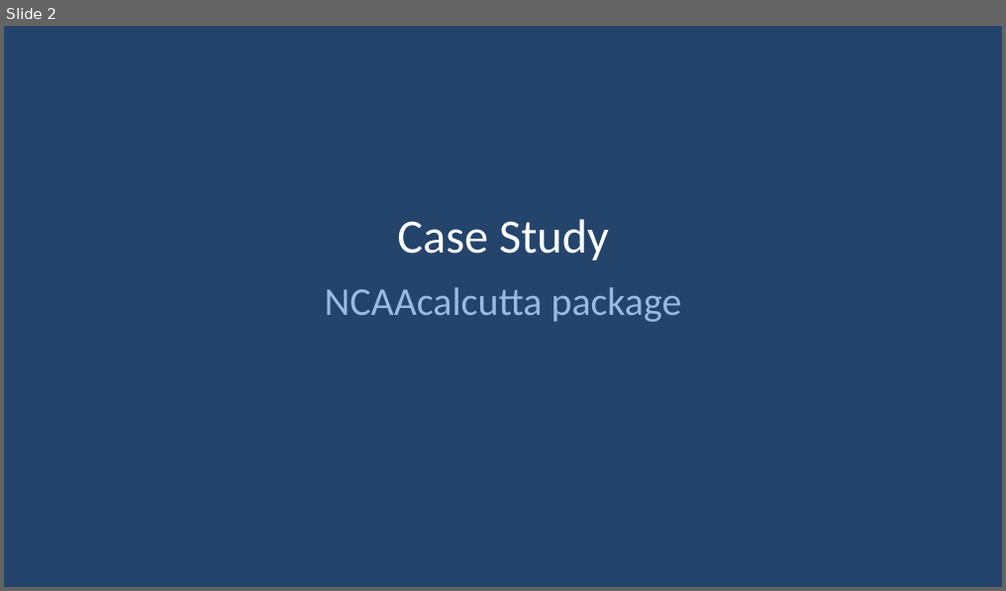
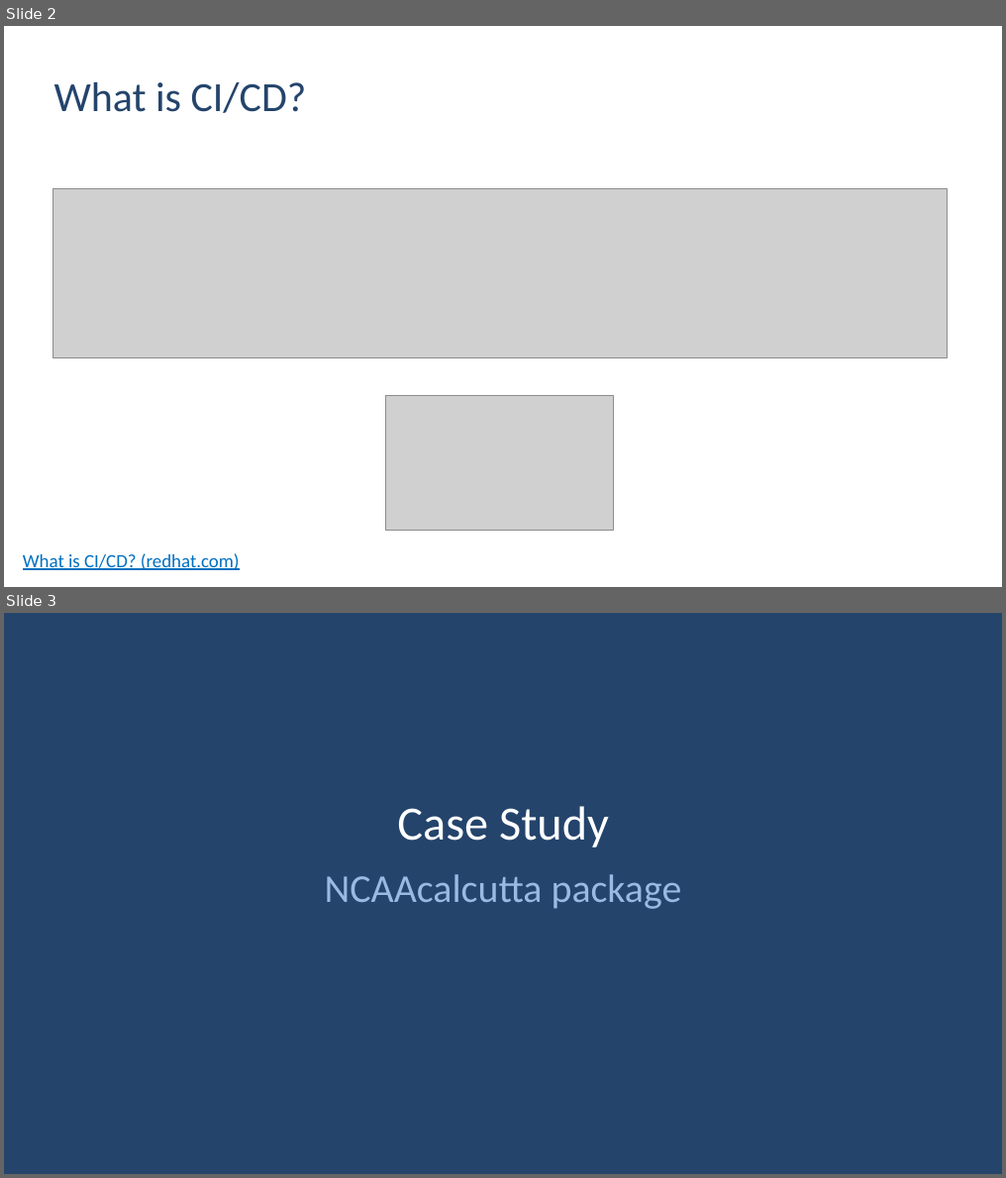
Before and after one commit to slc-rug/2022-11-02-bitbucket-and-r, a slide deck: Bitbucket with R.pptx. Shown one above the other, each under a label of ours: slide 2 before the commit, slides 2 and 3 after it. The pictures are 1006x591 and 1006x1178 pixels, drawn with LibreOffice and Linux fonts; fonts in the diff are those of the drawing; grey boxes stand for pictures; background and template pictures are left out. Boxes give left, top, right and bottom in pixels: in the first picture for what was removed or moved away, otherwise in the second. Text is boxed around its words. In the diff, an @@ line names an element or a change of style, - is before the commit and + after.

```diff
--- a/Bitbucket with R.pptx
+++ b/Bitbucket with R.pptx
@@ slide 2 added at [4,26,1002,587], background #FFFFFF @@
@@ title added at [54,82,307,113], 40 pt, text #24446C @@
+What is CI/CD?
@@ picture added at [53,189,946,359] @@
@@ picture added at [386,396,614,530] @@
@@ text added at [23,554,240,570], 18 pt, text #0070C0, underline @@
+What is CI/CD? (redhat.com)
@@ what was slide 2 is now slide 3 @@
```
Also in this commit, not shown: 1 slide changed.
